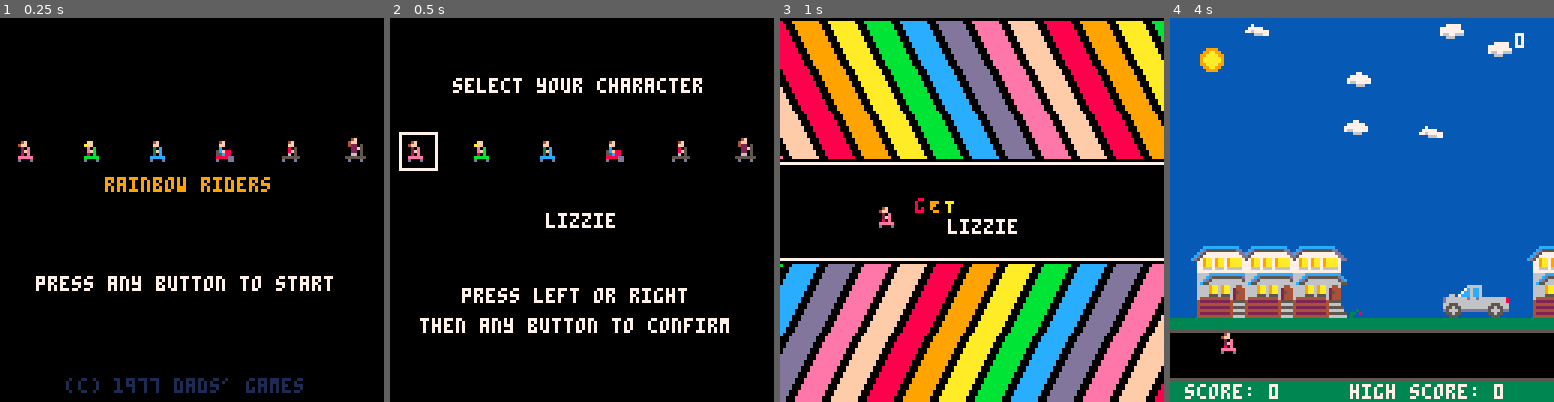
Above: before the commit, frames 1-4 (left to right).
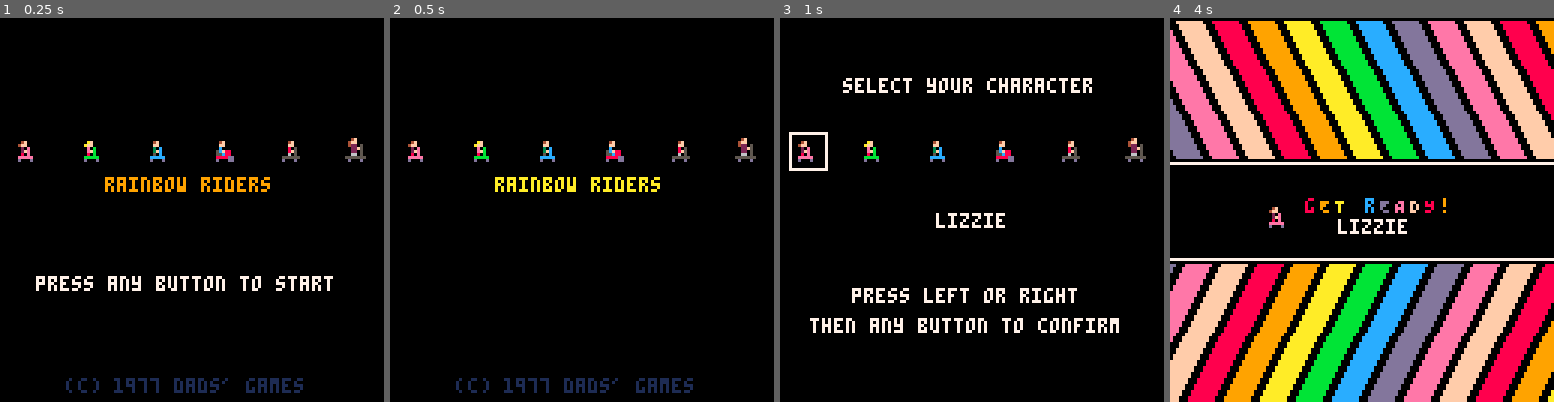
Above: after the commit, the same moments.

Repository: Dads-Games/rainbowriders
Game: PICO-8 cartridge main/rainbowriders.p8
Same seed, same stepped clock (60 frames per second), same inputs: the game is played once before the commit and once after it.
Inputs:
- Up to frame 1 (0.25 s): no input
- Up to frame 2 (0.5 s): tap X (X key) at 0.33 s
- Up to frame 3 (1 s): tap O (Z key) at 0.7 s
- Up to frame 4 (4 s): tap X (X key) at 1.07, 1.85, 2.97 s; hold Right 1.6-2.1 s; tap O (Z key) every 0.4 s from 1.7 to 3.7 s; hold Up 2.15-2.42 s; hold Right 2.47-3.03 s; hold Left 3.08-3.58 s; hold Down 3.63-3.97 s

Frame 1 is identical in both runs. In frame 2, 5.6% of the frame differs, in the area x 2-89%, y 15-98%; in frame 3, 58%; in frame 4, 97%, in the area x 0-100%, y 0-100%.

Commit message:
deploy: d435c49a1f2586e1b1e67fb36599fa39c7900b4f

Diff:
--- a/main/rainbowriders.p8
+++ b/main/rainbowriders.p8
@@ -96,6 +96,7 @@
         },
         high_score = 0,
         score = 0,
+        konami_mode = false,
 
         toggleDebugMode = function (self)
             self.debug_mode = not self.debug_mode
--- a/main/src/screens/title.lua
+++ b/main/src/screens/title.lua
@@ -4,8 +4,34 @@
     local color_index = 1
     local rainbow_colors = {8, 9, 10, 11, 12, 13, 14}
 
+    local KEYS = {
+        UP = 0,
+        DOWN = 1,
+        LEFT = 2,
+        RIGHT = 3,
+        A = 4,
+        B = 5
+    }
+
+    local konami_code = { KEYS.UP, KEYS.UP, KEYS.DOWN, KEYS.DOWN, KEYS.LEFT, KEYS.RIGHT, KEYS.LEFT, KEYS.RIGHT, KEYS.B, KEYS.A }
+    local last_keys_pressed = {}
+    local konami_code_on = false
+    local waiting = false
+    local waiting_timer = 0
+    local wait_for = 1 * 30
+
+    function go_to_character_select ()
+        state.screen = screens.character_select
+
+        -- Reset the timer and score upon starting the game
+        timer = 0
+        timer_frame_counter = 0
+        state.score = 0
+    end
+
     function title_screen_controller ()
-        -- Cycle through colors
+
+        -- cycle through colors
         color_timer = color_timer + 1
         if color_timer > color_interval then
             color_timer = 0
@@ -14,15 +40,66 @@
                 color_index = 1
             end
         end
+
+        -- track the last keys pressed for the konami code
+        local last_key_pressed = nil
+        if btnp(0) then
+            last_key_pressed = KEYS.LEFT
+        elseif btnp(1) then
+            last_key_pressed = KEYS.RIGHT
+        elseif btnp(2) then
+            last_key_pressed = KEYS.UP
+        elseif btnp(3) then
+            last_key_pressed = KEYS.DOWN
+        elseif btnp(4) then
+            last_key_pressed = KEYS.A
+        elseif btnp(5) then
+            last_key_pressed = KEYS.B
+        end
+
+        -- store the last 10 keys pressed
+        if last_key_pressed then
+            add(last_keys_pressed, last_key_pressed)
+            -- only keep the last 10
+            if #last_keys_pressed > 10 then
+                deli(last_keys_pressed, 1)
+            end
+        end
+
+        -- check if the konami code was entered
+        if not konami_code_on and #last_keys_pressed >= #konami_code then
+            local konami_code_entered = true
+            for i = 1, #konami_code do
+                if last_keys_pressed[#last_keys_pressed - #konami_code + i] ~= konami_code[i] then
+                    konami_code_entered = false
+                    break
+                end
+            end
+            konami_code_on = konami_code_entered
+        end
+
+        -- if the konami code was entered, wait for a few seconds before going to the character select screen
+        if konami_code_on then
+            if not waiting then
+                sfx(58)
+            end
+
+            waiting = true
+            waiting_timer = waiting_timer + 1
+
+            if waiting_timer > wait_for then
+                -- set into game state
+                state.konami = true
+                go_to_character_select()
+            else
+                return
+            end
+        end
+
         game_over_timer = 0
         -- Move to character select screen
-        if btnp(4) or btnp (5) then
-            state.screen = screens.character_select
-
-            -- Reset the timer and score upon starting the game
-            timer = 0
-            timer_frame_counter = 0
-            state.score = 0
+        if last_key_pressed == KEYS.A then
+            go_to_character_select()
         end
     end
 
Not shown, changed: the sound effects (__sfx__) section of main/rainbowriders.p8
Not shown, changed: main/rainbowriders.js
